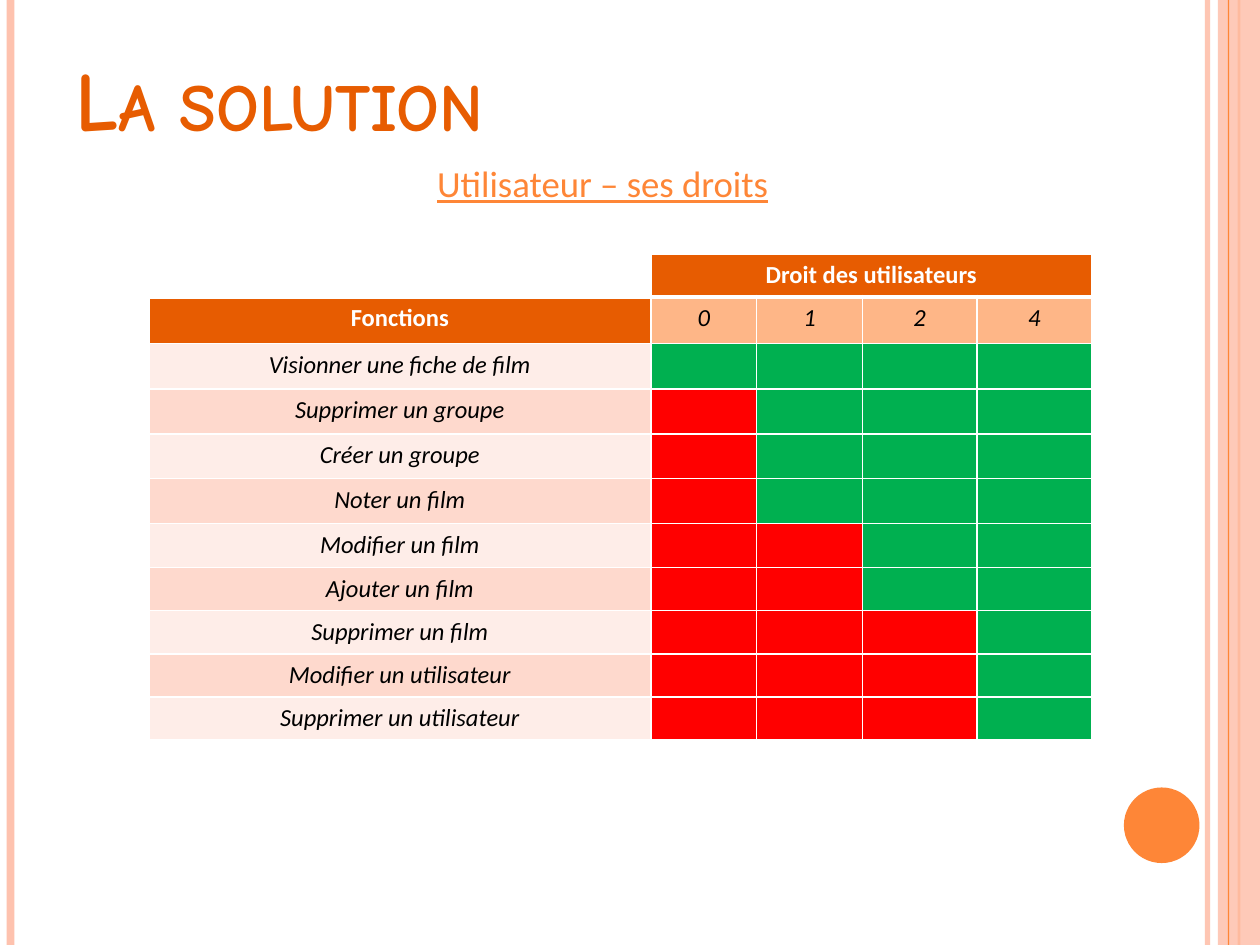
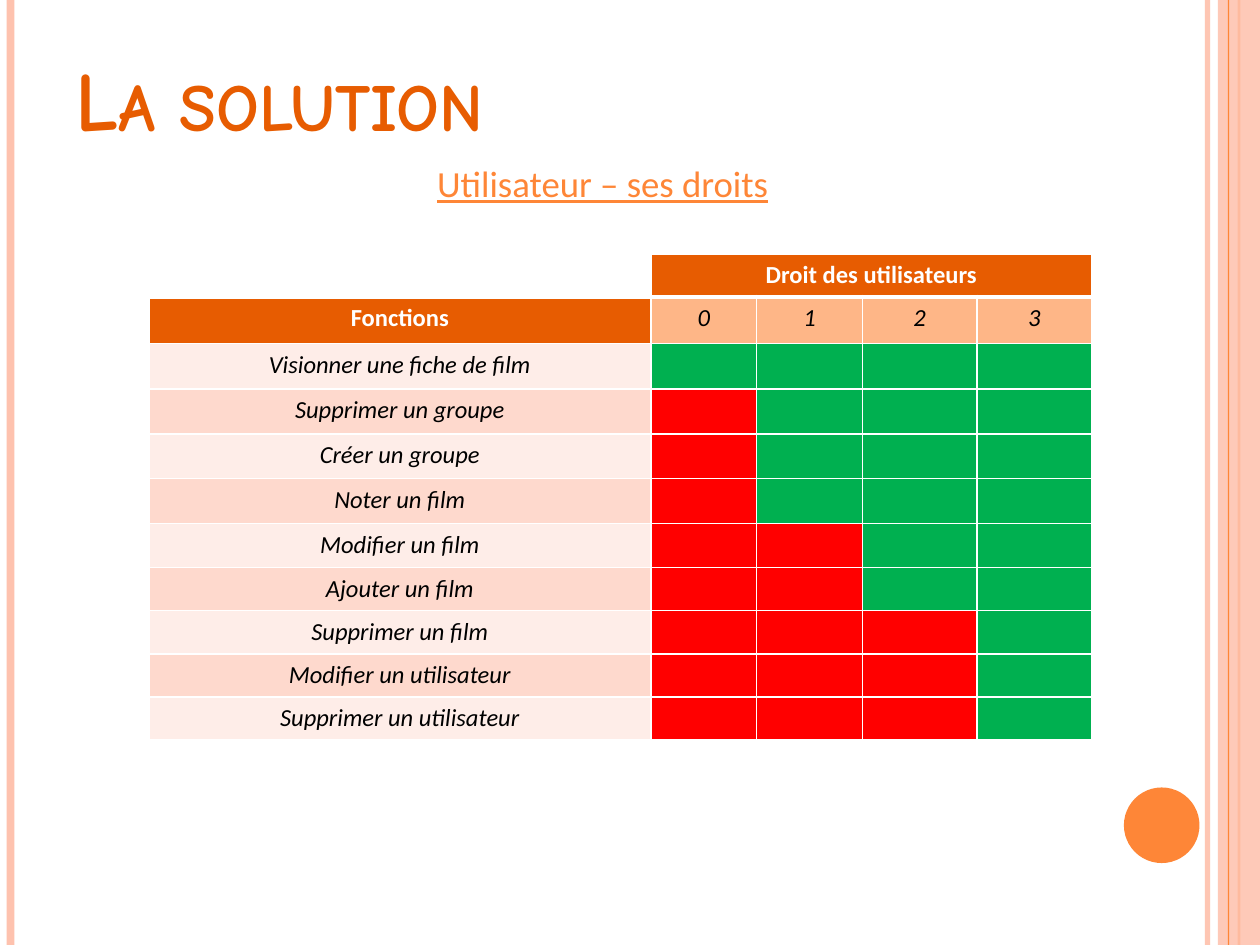
Before and after one commit to xxseric/allocine-de, a slide deck: slide 10 of Rapport/Stage de Licence Informatique.pptx. Drawn at 1260x945 pixels with LibreOffice and Linux fonts; fonts in the diff are those of the drawing. Boxes give left, top, right and bottom in pixels: in the first picture for what was removed or moved away, otherwise in the second. Text is boxed around its words. In the diff, an @@ line names an element or a change of style, - is before the commit and + after.

```diff
--- a/Rapport/Stage de Licence Informatique.pptx
+++ b/Rapport/Stage de Licence Informatique.pptx
@@ table at [149, 255, 1092, 741] @@
-row 2, column 5: 4
+row 2, column 5: 3
```
Also in this commit, not shown: 2 other slides changed, 1 slide added.
